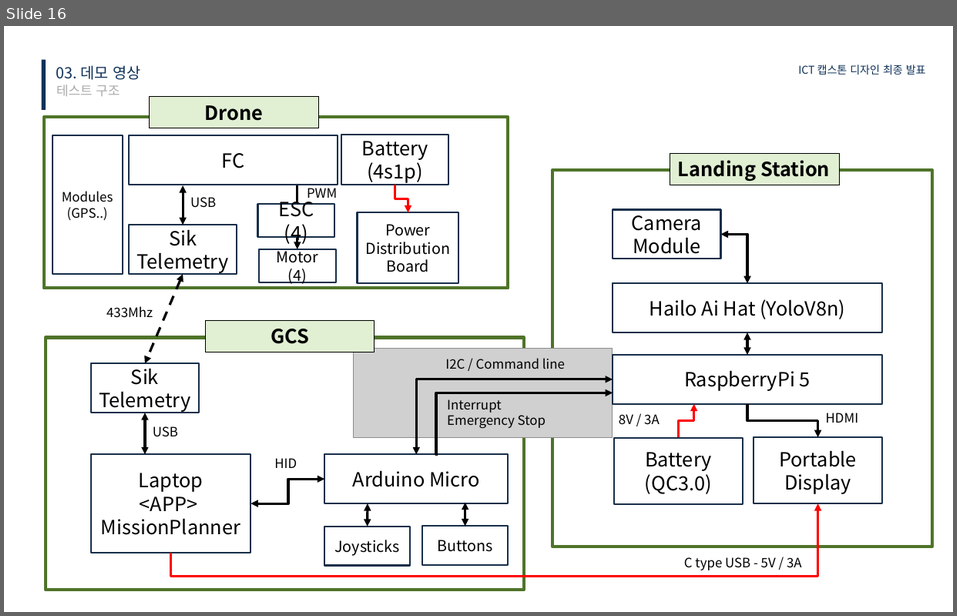
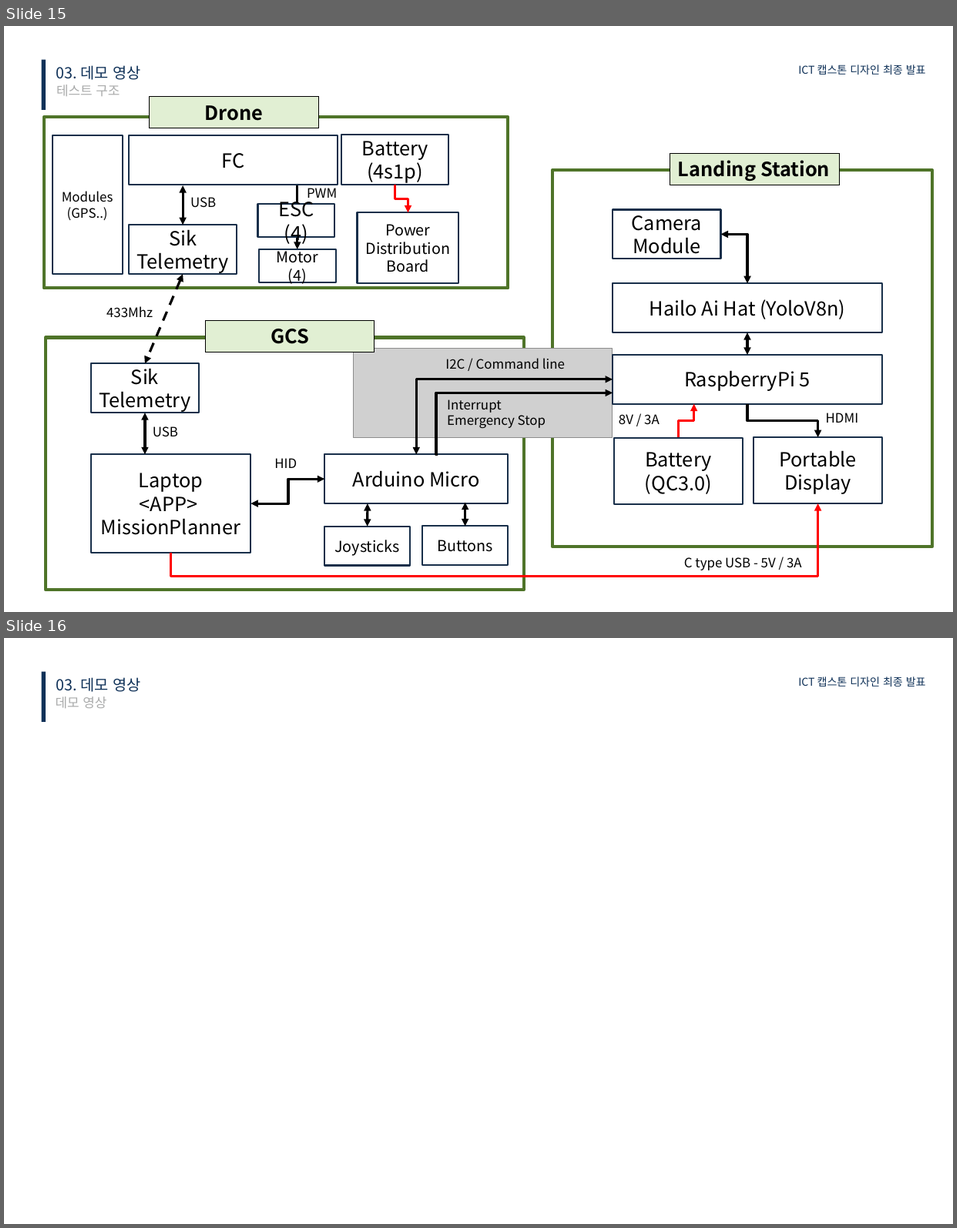
Before and after one commit to kimkyowon/Capstone_Design, a slide deck: 1.PrecisionLandingModule/1.ReasearchNote/FinalReport/캡스톤디자인 최종 발표 ICT융합학부 2018045323 김교원.pptx. Shown one above the other, each under a label of ours: slide 16 before the commit, slides 15 and 16 after it. The pictures are 957x616 and 957x1228 pixels, drawn with LibreOffice and Linux fonts; fonts in the diff are those of the drawing; grey boxes stand for pictures. Boxes give left, top, right and bottom in pixels: in the first picture for what was removed or moved away, otherwise in the second. Text is boxed around its words. In the diff, an @@ line names an element or a change of style, - is before the commit and + after.

```diff
--- a/1.PrecisionLandingModule/1.ReasearchNote/FinalReport/캡스톤디자인 최종 발표 ICT융합학부 2018045323 김교원.pptx
+++ b/1.PrecisionLandingModule/1.ReasearchNote/FinalReport/캡스톤디자인 최종 발표 ICT융합학부 2018045323 김교원.pptx
@@ slide 16 added at box(4, 638, 953, 1224), background #FFFFFF @@
@@ rectangle added at box(42, 672, 46, 722), fill #0F3158 @@
@@ text added at box(56, 677, 140, 692), 14 pt, text #0F3158 @@
+03. 데모 영상
@@ text added at box(798, 676, 926, 687), 10 pt, text #0F3158 @@
+ICT 캡스톤 디자인 최종 발표
@@ text added at box(56, 697, 106, 708), 12 pt, text #A9AAAA @@
+데모 영상
@@ what was slide 16 is now slide 15 @@
```
Also in this commit, not shown: 1 slide changed, 2 other slides added, 3 slides removed, 1 other file.
